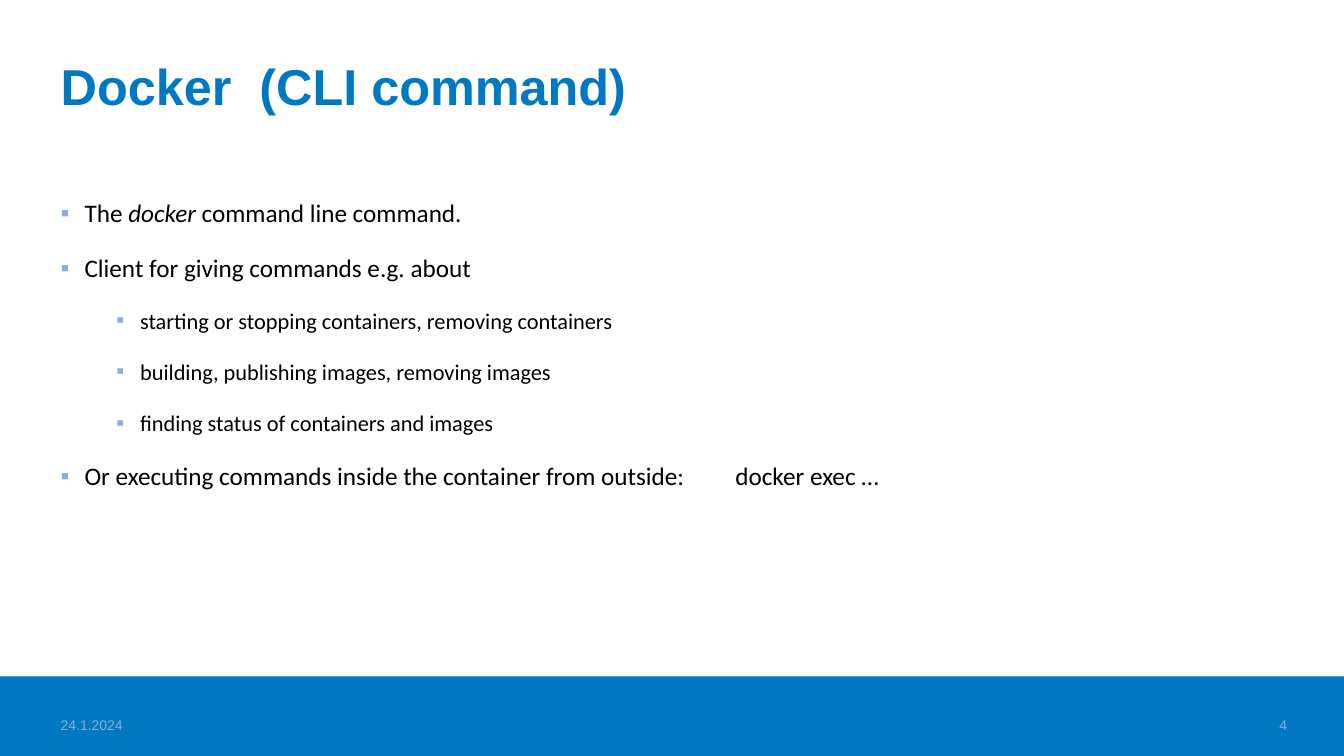
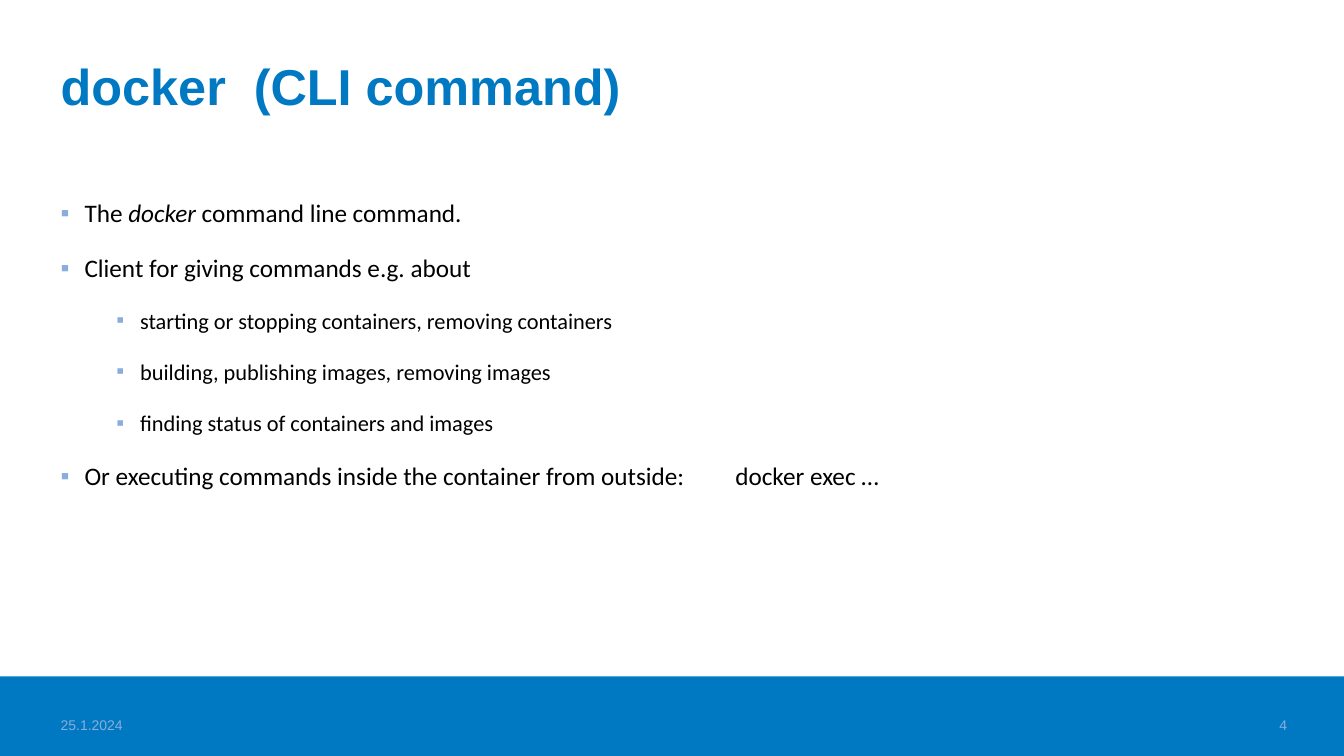
Before and after one commit to haagahelia/ohke-teknologiat, a slide deck: slide 4 of 01_docker/DockerConceptsAndVocabulary.pptx. Drawn at 1344x756 pixels with LibreOffice and Linux fonts; fonts in the diff are those of the drawing; background and template pictures are left out. Boxes give left, top, right and bottom in pixels: in the first picture for what was removed or moved away, otherwise in the second. Text is boxed around its words. In the diff, an @@ line names an element or a change of style, - is before the commit and + after.

Commit message:
Docker updates

```diff
--- a/01_docker/DockerConceptsAndVocabulary.pptx
+++ b/01_docker/DockerConceptsAndVocabulary.pptx
@@ title at (x1=61, y1=68, x2=621, y2=114): text changed @@
-Docker (CLI command)
+docker (CLI command)
@@ text at (x1=61, y1=720, x2=123, y2=730): text changed @@
-24.1.2024
+25.1.2024
```
Also in this commit, not shown: 10 other slides changed, 1 slide added, 7 other files.
